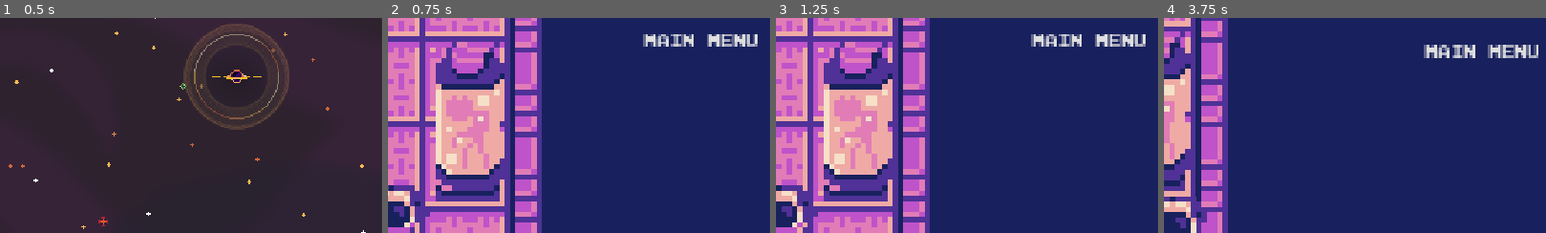
Above: before the commit, frames 1-4 (left to right).
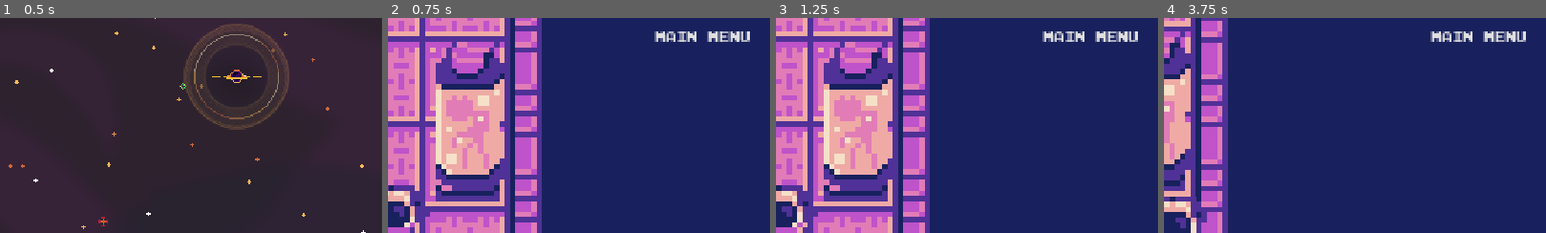
Above: after the commit, the same moments.

Repository: M-a-b-e-l/CISC2540---2D-Game-group-6
Game: Godot game, scene res://Scenes/MainMenu.tscn
Two runs of this game, one before a commit and one after it. Both use one fixed random seed, a clock stepped at 60 frames per second and the inputs below.
Inputs:
- Up to frame 1 (0.5 s): no input
- Up to frame 2 (0.75 s): click "Play" at 0.5 s
- Up to frame 3 (1.25 s): no input
- Up to frame 4 (3.75 s): click "Main Menu" at 1.25 s; click "Play" at 2 s; hold Right (ui_right) 2.78-3.53 s; hold Down (ui_down) from 3.53 s (still down)
The pictures show only the part of the screen within x 50-100%, y 0-50%; the shares and areas given below are measured in that part.

Frame 1 is identical in both runs. In frame 2, 1.4% of the frame differs, in the area x 66-97%, y 6-14%; in frame 3, 1.4%; in frame 4, 2.2%, in the area x 68-98%, y 6-19%.

Commit message:
Fixed main_scene parsing error by reverting back to a previous commit

Diff:
--- a/group_6_2d_game/Scenes/main_scene.tscn
+++ b/group_6_2d_game/Scenes/main_scene.tscn
@@ -1,6 +1,6 @@
 [gd_scene load_steps=13 format=4 uid="uid://b7a7f7hpf8p0k"]
 
-[ext_resource type="PackedScene" uid="uid://bkwud4epbvkxc" path="res://Scenes/portal.tscn" id="1_5nmis"]
+[ext_resource type="PackedScene" uid="uid://bkwud4epbvkxc" path="res://portal.tscn" id="1_5nmis"]
 [ext_resource type="Texture2D" uid="uid://cjupec5pbv2cx" path="res://Assets/CosmicLilac_Tiles.png" id="1_p53sb"]
 [ext_resource type="PackedScene" uid="uid://codqmq87vr5pb" path="res://Scenes/Player.tscn" id="2_p8c7s"]
 [ext_resource type="Script" path="res://Scripts/control.gd" id="3_n00oh"]
@@ -209,28 +209,31 @@
 position_smoothing_enabled = true
 position_smoothing_speed = 4.0
 
-[node name="Control" type="Control" parent="CharacterBody2D/Camera2D"]
+[node name="CanvasLayer" type="CanvasLayer" parent="CharacterBody2D/Camera2D"]
+
+[node name="Control" type="Control" parent="CharacterBody2D/Camera2D/CanvasLayer"]
 layout_mode = 3
-anchors_preset = 0
-offset_left = -72.0
-offset_top = -41.0
-offset_right = 72.0
-offset_bottom = 41.0
+anchors_preset = 1
+anchor_left = 1.0
+anchor_right = 1.0
+offset_left = -28.8
+offset_bottom = 5.536
+grow_horizontal = 0
 script = ExtResource("3_n00oh")
 
-[node name="VBoxContainer" type="VBoxContainer" parent="CharacterBody2D/Camera2D/Control"]
+[node name="VBoxContainer" type="VBoxContainer" parent="CharacterBody2D/Camera2D/CanvasLayer/Control"]
 layout_mode = 1
 anchors_preset = 1
 anchor_left = 1.0
 anchor_right = 1.0
-offset_left = -24.0
-offset_top = 3.0
-offset_right = 48.0
-offset_bottom = 16.0
+offset_left = -196.8
+offset_top = 17.0
+offset_right = -101.8
+offset_bottom = 30.0
 grow_horizontal = 0
-scale = Vector2(0.3, 0.3)
-
-[node name="Button" type="Button" parent="CharacterBody2D/Camera2D/Control/VBoxContainer"]
+scale = Vector2(2, 2)
+
+[node name="Button" type="Button" parent="CharacterBody2D/Camera2D/CanvasLayer/Control/VBoxContainer"]
 z_index = 5
 layout_mode = 2
 theme = ExtResource("4_rwkct")
@@ -274,7 +277,7 @@
 [node name="Portal4" type="Sprite2D" parent="."]
 position = Vector2(951, 198)
 
-[connection signal="pressed" from="CharacterBody2D/Camera2D/Control/VBoxContainer/Button" to="CharacterBody2D/Camera2D/Control" method="_on_button_pressed"]
+[connection signal="pressed" from="CharacterBody2D/Camera2D/CanvasLayer/Control/VBoxContainer/Button" to="CharacterBody2D/Camera2D/CanvasLayer/Control" method="_on_button_pressed"]
 [connection signal="area_entered" from="CharacterBody2D/Area2D" to="CharacterBody2D" method="_on_area_2d_area_entered"]
 
 [editable path="CharacterBody2D"]
Renamed: group_6_2d_game/Scenes/portal.tscn -> group_6_2d_game/portal.tscn
